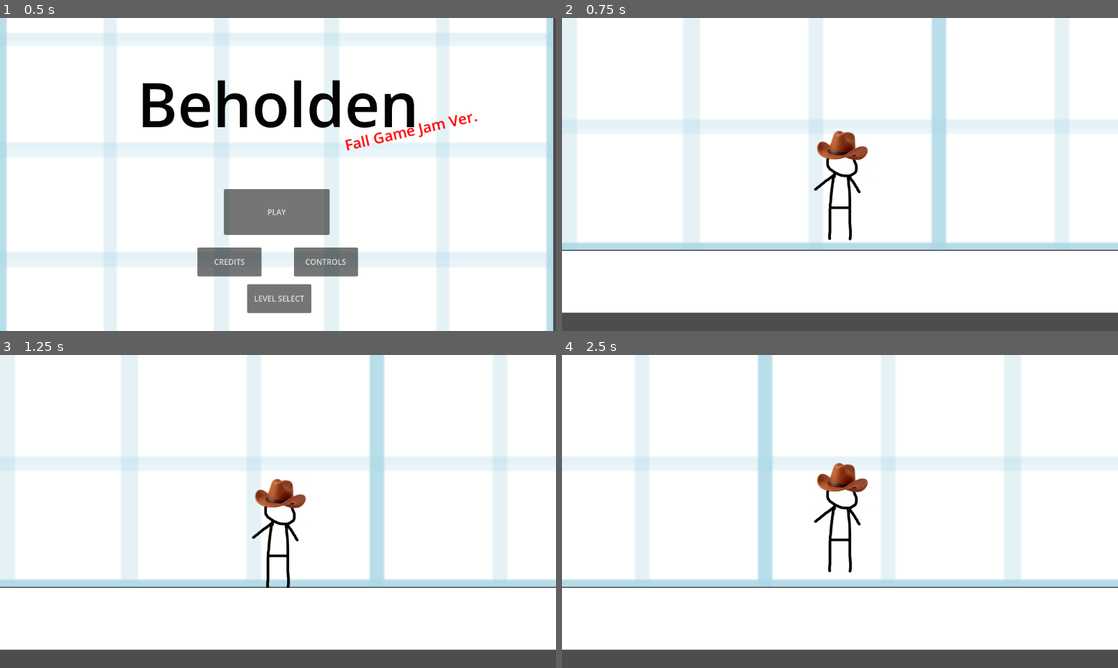
Above: before the commit, frames 1-4 (two rows, left to right).
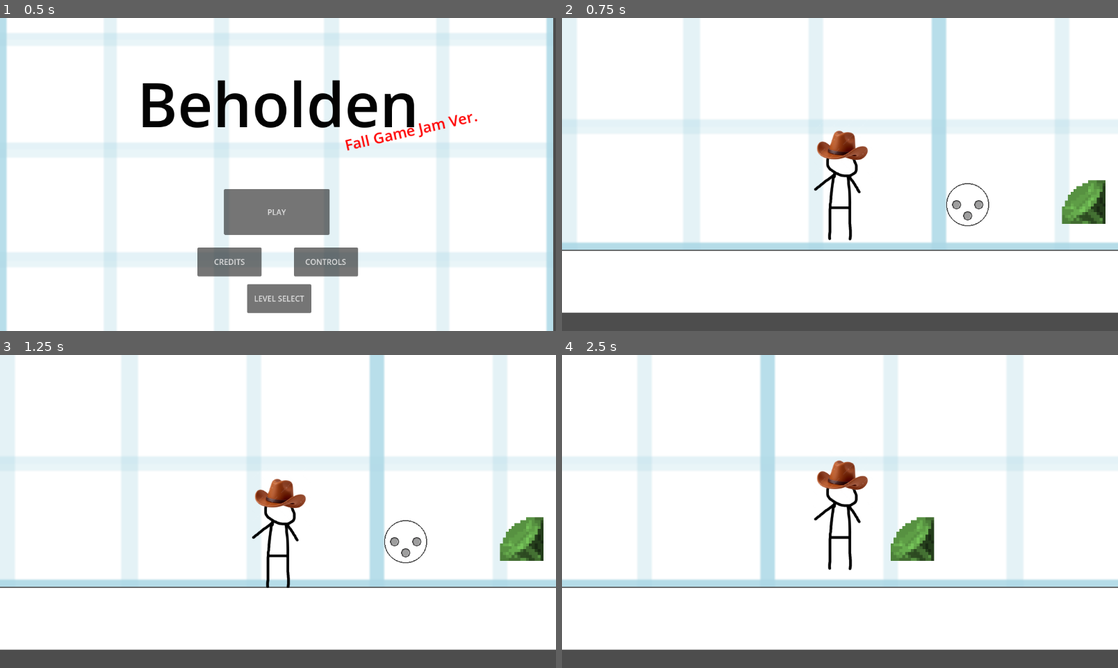
Above: after the commit, the same moments.

Repository: Mediocre-Mr-Fish/ECS179-Final-Project
Game: Godot game, scene res://screens/menu.tscn
The game is run twice, just before and just after one commit, with the same random seed, the same clock (stepped at 60 frames per second) and the same inputs. The engine's default icon, where the game draws it, is replaced by a stand-in: a white triangle on a blue panel in a dark square.
Inputs:
- Up to frame 1 (0.5 s): no input
- Up to frame 2 (0.75 s): click "PLAY" at 0.5 s
- Up to frame 3 (1.25 s): no input
- Up to frame 4 (2.5 s): tap Enter at 1.25 s; hold Shift (gimick1, bound only before the commit) 1.28-2.03 s; hold D (right) from 1.28 s (still down); tap W (up) at 1.52, 1.82, 2.27 s; tap Q (gimick2, bound only before the commit) at 1.55, 2.1 s; tap Tab (filter_switch, bound only after the commit) at 2.3 s

Frame 1 is identical in both runs. In frame 2, 1.2% of the frame differs, in the area x 69-98%, y 51-67%; in frame 3, 1.2%; in frame 4, 3.0%, in the area x 13-83%, y 0-72%.

Commit message:
Item scene and beholder mechanics

Diff:
--- /dev/null
+++ b/puzzle-platformer-game-jam/colors.gd
@@ -0,0 +1,17 @@
+extends Node
+
+enum FilterColors {
+	GREEN,
+	RED,
+	BLUE,
+}
+
+var colorDict = {
+	"GREEN":Color(0.549, 0.918, 0.412, 1.0),
+	"RED":Color(0.953, 0.243, 0.435, 1.0),
+	"BLUE":Color(0.0, 0.455, 0.882, 1.0),
+}
+
+func getColorFromEnum(colorEnum:FilterColors)->Color:
+	var colorAsString = FilterColors.keys()[colorEnum]
+	return colorDict[colorAsString]
--- a/puzzle-platformer-game-jam/hurt_box.gd
+++ b/puzzle-platformer-game-jam/hurt_box.gd
@@ -11,10 +11,10 @@
 	if self.get_owner().has_method("take_damage"):
 		self.owner.take_damage(damage)
 
-func on_camera(seen:bool, overlay:CameraController.Overlay = CameraController.Overlay.NONE)->void:
+func on_camera(seen:bool)->void:
 	#print("I'm on camera!")
 	if self.get_owner().has_method("on_camera"):
-		self.owner.on_camera(seen, overlay)
+		self.owner.on_camera(seen)
 
 func on_touch(touched:bool)->void:
 	if self.get_owner().has_method("on_touch"):
--- a/puzzle-platformer-game-jam/levels/Level1.tscn
+++ b/puzzle-platformer-game-jam/levels/Level1.tscn
@@ -1,13 +1,14 @@
-[gd_scene load_steps=10 format=3 uid="uid://bwp72mip7nahm"]
+[gd_scene load_steps=11 format=3 uid="uid://bwp72mip7nahm"]
 
 [ext_resource type="Texture2D" uid="uid://jsvb13vlx2n3" path="res://assets/grid.png" id="1_lmyl5"]
 [ext_resource type="PackedScene" uid="uid://b3tycvd50f06t" path="res://objects/player/Player.tscn" id="1_mc20k"]
-[ext_resource type="PackedScene" uid="uid://dpcht0t44h8fj" path="res://objects/exit.tscn" id="5_lbu4x"]
+[ext_resource type="PackedScene" uid="uid://dpcht0t44h8fj" path="res://objects/exit/exit.tscn" id="5_lbu4x"]
 [ext_resource type="PackedScene" uid="uid://drjhdoxfqm1la" path="res://objects/floor/Floor.tscn" id="6_mlbie"]
 [ext_resource type="PackedScene" uid="uid://bt6ny7gkud23l" path="res://objects/camera/PlayerCamera.tscn" id="7_mlbie"]
 [ext_resource type="PackedScene" uid="uid://c7ak1eqk8kbg2" path="res://objects/bridge/bridge.tscn" id="8_nu2w0"]
 [ext_resource type="PackedScene" uid="uid://by4wjuj2u6sme" path="res://objects/landmarks/flower_daffodil.tscn" id="8_vcl05"]
 [ext_resource type="Script" uid="uid://bvsspxn0c5u7g" path="res://zone_out.gd" id="9_vcl05"]
+[ext_resource type="PackedScene" uid="uid://bbcckirjlcdtp" path="res://objects/item/item.tscn" id="10_nn0v1"]
 
 [sub_resource type="RectangleShape2D" id="RectangleShape2D_5pn2a"]
 size = Vector2(12432, 3173)
@@ -42,6 +43,7 @@
 position = Vector2(1035.0001, 506)
 scale = Vector2(3.5, 0.25)
 camera = NodePath("../../Camera2D")
+objectColor = null
 
 [node name="Exit" parent="Level" instance=ExtResource("5_lbu4x")]
 position = Vector2(1649, 406)
@@ -60,6 +62,16 @@
 position = Vector2(814, 3097)
 shape = SubResource("RectangleShape2D_5pn2a")
 
+[node name="Beholder" parent="Level" node_paths=PackedStringArray("player") instance=ExtResource("10_nn0v1")]
+position = Vector2(-211, 443)
+player = NodePath("../../player")
+item_name = 1
+
+[node name="Green Gem" parent="Level" node_paths=PackedStringArray("player") instance=ExtResource("10_nn0v1")]
+position = Vector2(29, 437)
+player = NodePath("../../player")
+item_name = 2
+
 [node name="Camera2D" parent="." node_paths=PackedStringArray("subject") instance=ExtResource("7_mlbie")]
 position = Vector2(574, -817)
 subject = NodePath("../player")
--- a/puzzle-platformer-game-jam/levels/Level2.tscn
+++ b/puzzle-platformer-game-jam/levels/Level2.tscn
@@ -4,7 +4,7 @@
 [ext_resource type="Texture2D" uid="uid://jsvb13vlx2n3" path="res://assets/grid.png" id="3_qcwkq"]
 [ext_resource type="PackedScene" uid="uid://b3tycvd50f06t" path="res://objects/player/Player.tscn" id="4_5pn2a"]
 [ext_resource type="PackedScene" uid="uid://drjhdoxfqm1la" path="res://objects/floor/Floor.tscn" id="5_p5th2"]
-[ext_resource type="PackedScene" uid="uid://dpcht0t44h8fj" path="res://objects/exit.tscn" id="5_pixff"]
+[ext_resource type="PackedScene" uid="uid://dpcht0t44h8fj" path="res://objects/exit/exit.tscn" id="5_pixff"]
 [ext_resource type="PackedScene" uid="uid://sk5jonqt3uvr" path="res://objects/landmarks/flower_tulip.tscn" id="7_p5th2"]
 [ext_resource type="Script" uid="uid://bvsspxn0c5u7g" path="res://zone_out.gd" id="7_qcwkq"]
 [ext_resource type="PackedScene" uid="uid://bt6ny7gkud23l" path="res://objects/camera/PlayerCamera.tscn" id="7_xcmrh"]
--- a/puzzle-platformer-game-jam/levels/Level3.tscn
+++ b/puzzle-platformer-game-jam/levels/Level3.tscn
@@ -3,7 +3,7 @@
 [ext_resource type="Texture2D" uid="uid://jsvb13vlx2n3" path="res://assets/grid.png" id="1_xcs05"]
 [ext_resource type="PackedScene" uid="uid://drjhdoxfqm1la" path="res://objects/floor/Floor.tscn" id="2_qlmxs"]
 [ext_resource type="PackedScene" uid="uid://c7ak1eqk8kbg2" path="res://objects/bridge/bridge.tscn" id="3_h8oof"]
-[ext_resource type="PackedScene" uid="uid://dpcht0t44h8fj" path="res://objects/exit.tscn" id="4_rd3y7"]
+[ext_resource type="PackedScene" uid="uid://dpcht0t44h8fj" path="res://objects/exit/exit.tscn" id="4_rd3y7"]
 [ext_resource type="PackedScene" uid="uid://by4wjuj2u6sme" path="res://objects/landmarks/flower_daffodil.tscn" id="5_ldhjt"]
 [ext_resource type="PackedScene" uid="uid://b3tycvd50f06t" path="res://objects/player/Player.tscn" id="5_qlmxs"]
 [ext_resource type="PackedScene" uid="uid://sk5jonqt3uvr" path="res://objects/landmarks/flower_tulip.tscn" id="6_oq8ku"]
--- /dev/null
+++ b/puzzle-platformer-game-jam/levels/item_testing.tscn
@@ -0,0 +1,87 @@
+[gd_scene load_steps=9 format=3 uid="uid://pf1lstqmxld2"]
+
+[ext_resource type="Texture2D" uid="uid://jsvb13vlx2n3" path="res://assets/grid.png" id="1_g2dj0"]
+[ext_resource type="PackedScene" uid="uid://drjhdoxfqm1la" path="res://objects/floor/Floor.tscn" id="2_a84uq"]
+[ext_resource type="PackedScene" uid="uid://bbcckirjlcdtp" path="res://objects/item/item.tscn" id="6_1l6gy"]
+[ext_resource type="PackedScene" uid="uid://c7ak1eqk8kbg2" path="res://objects/bridge/bridge.tscn" id="7_dfood"]
+[ext_resource type="Script" uid="uid://bvsspxn0c5u7g" path="res://zone_out.gd" id="7_mcv5s"]
+[ext_resource type="PackedScene" uid="uid://b3tycvd50f06t" path="res://objects/player/Player.tscn" id="8_o472v"]
+[ext_resource type="PackedScene" uid="uid://bt6ny7gkud23l" path="res://objects/camera/PlayerCamera.tscn" id="9_8giit"]
+
+[sub_resource type="RectangleShape2D" id="RectangleShape2D_uog4x"]
+size = Vector2(12432, 3173)
+
+[node name="World" type="Node2D"]
+
+[node name="TextureRect" type="TextureRect" parent="."]
+z_index = -1
+offset_left = -1559.9999
+offset_top = -736.0
+offset_right = -840.19995
+offset_bottom = -480.0
+scale = Vector2(5, 5)
+texture = ExtResource("1_g2dj0")
+stretch_mode = 1
+
+[node name="Level" type="Node2D" parent="."]
+
+[node name="Floor" parent="Level" instance=ExtResource("2_a84uq")]
+position = Vector2(253, 598)
+scale = Vector2(14, 0.5)
+
+[node name="OutOfBounds" type="Area2D" parent="Level"]
+position = Vector2(1660, -427)
+script = ExtResource("7_mcv5s")
+
+[node name="CollisionShape2D" type="CollisionShape2D" parent="Level/OutOfBounds"]
+position = Vector2(-740, 2673)
+shape = SubResource("RectangleShape2D_uog4x")
+
+[node name="player" parent="." instance=ExtResource("8_o472v")]
+position = Vector2(-1174, 394)
+scale = Vector2(0.5, 0.5)
+
+[node name="Camera2D" parent="." node_paths=PackedStringArray("subject") instance=ExtResource("9_8giit")]
+position = Vector2(574, -817)
+subject = NodePath("../player")
+
+[node name="items" type="Node2D" parent="."]
+
+[node name="red gem" parent="items" node_paths=PackedStringArray("player") instance=ExtResource("6_1l6gy")]
+position = Vector2(-297, 184)
+player = NodePath("../../player")
+item_name = 2
+color = 1
+
+[node name="blue gem" parent="items" node_paths=PackedStringArray("player") instance=ExtResource("6_1l6gy")]
+position = Vector2(289, 188)
+player = NodePath("../../player")
+item_name = 2
+color = 2
+
+[node name="green gem" parent="items" node_paths=PackedStringArray("player") instance=ExtResource("6_1l6gy")]
+position = Vector2(0, 180)
+player = NodePath("../../player")
+item_name = 2
+
+[node name="beholder" parent="items" node_paths=PackedStringArray("player") instance=ExtResource("6_1l6gy")]
+position = Vector2(-739, 447)
+player = NodePath("../../player")
+item_name = 1
+
+[node name="Bridge" parent="." node_paths=PackedStringArray("camera") instance=ExtResource("7_dfood")]
+position = Vector2(745.00006, 466)
+scale = Vector2(0.3, 0.3)
+camera = NodePath("../Camera2D")
+
+[node name="Bridge2" parent="." node_paths=PackedStringArray("camera") instance=ExtResource("7_dfood")]
+position = Vector2(1277, 293)
+scale = Vector2(0.3, 0.3)
+camera = NodePath("../Camera2D")
+objectColor = 2
+
+[node name="Bridge3" parent="." node_paths=PackedStringArray("camera") instance=ExtResource("7_dfood")]
+position = Vector2(1014, 375)
+scale = Vector2(0.3, 0.3)
+camera = NodePath("../Camera2D")
+objectColor = 1
--- a/puzzle-platformer-game-jam/object_indeterminate.gd
+++ b/puzzle-platformer-game-jam/object_indeterminate.gd
@@ -14,7 +14,7 @@
 func determinism_update()->void:
 	pass
 
-func on_camera(seen:bool, overlay:CameraController.Overlay = CameraController.Overlay.NONE)->void:
+func on_camera(seen:bool)->void:
 	pass
 
 func on_touch(touch:bool)->void:
--- a/puzzle-platformer-game-jam/objects/bridge/bridge.gd
+++ b/puzzle-platformer-game-jam/objects/bridge/bridge.gd
@@ -6,13 +6,17 @@
 @onready var sprite:Sprite2D = $Sprite2D
 @onready var collision:CollisionShape2D = $CollisionShape2D
 @export var camera:CameraController
+@export var objectColor:colors.FilterColors
 
 var existant: bool = true
+
+func _ready() -> void:
+	sprite.modulate = colors.getColorFromEnum(objectColor)
 
 func should_be_visible()->bool:
 	if not camera:
 		return false
-	return CameraController.Overlay.GREEN == camera.current_overlay
+	return objectColor == camera.subject.currentColor and camera.overlay.visible
 
 func _process(delta: float) -> void:
 	if should_be_visible() and existant:
@@ -26,7 +30,7 @@
 	elif determined and not existant:
 		collision.set_deferred("disabled",true)
 
-func on_camera(seen:bool, overlay:CameraController.Overlay = CameraController.Overlay.NONE)->void:
+func on_camera(seen:bool)->void:
 	if seen and should_be_visible() and not determined:
 		print("I've been seen!")
 		existant = true
--- a/puzzle-platformer-game-jam/objects/bridge/bridge.tscn
+++ b/puzzle-platformer-game-jam/objects/bridge/bridge.tscn
@@ -1,7 +1,7 @@
 [gd_scene load_steps=6 format=3 uid="uid://c7ak1eqk8kbg2"]
 
 [ext_resource type="Script" uid="uid://dyd56rksm05qv" path="res://objects/bridge/bridge.gd" id="1_jvmcf"]
-[ext_resource type="Texture2D" uid="uid://bbcsdth1rulpy" path="res://assets/null_green.png" id="2_iysm1"]
+[ext_resource type="Texture2D" uid="uid://kegcn8hnfpw" path="res://assets/null_white.png" id="2_bk4wa"]
 [ext_resource type="Script" uid="uid://ckjtyknpdr1bh" path="res://hurt_box.gd" id="3_iysm1"]
 
 [sub_resource type="RectangleShape2D" id="RectangleShape2D_xy2vu"]
@@ -14,7 +14,7 @@
 script = ExtResource("1_jvmcf")
 
 [node name="Sprite2D" type="Sprite2D" parent="."]
-texture = ExtResource("2_iysm1")
+texture = ExtResource("2_bk4wa")
 
 [node name="CollisionShape2D" type="CollisionShape2D" parent="."]
 visible = false
--- a/puzzle-platformer-game-jam/objects/camera/PlayerCamera.tscn
+++ b/puzzle-platformer-game-jam/objects/camera/PlayerCamera.tscn
@@ -40,3 +40,5 @@
 texture = ExtResource("4_75niw")
 expand_mode = 1
 stretch_mode = 1
+
+[node name="Sprite2D" type="Sprite2D" parent="."]
--- a/puzzle-platformer-game-jam/objects/camera/camera_controller.gd
+++ b/puzzle-platformer-game-jam/objects/camera/camera_controller.gd
@@ -12,20 +12,13 @@
 
 @onready var overlay:Node = $Overlay
 
-enum Overlay{
-	NONE,
-	GREEN,
-}
-
-var current_overlay:Overlay = Overlay.NONE
-
 func _ready() -> void:
 	overlay.visible = false
 	global_position = subject.global_position + floating_offset
 
 
 func _process(_delta: float) -> void:
-	if Input.is_action_pressed("gimick1"):
+	if Input.is_action_pressed("look_in_direction"):
 		if subject.Facing.RIGHT == subject.facing:
 			global_position.x = subject.global_position.x + shifted_offset.x
 		else:
@@ -33,15 +26,17 @@
 	else:
 		global_position.x = subject.global_position.x + floating_offset.x
 
-	if Input.is_action_pressed("gimick2"):
+	if Input.is_action_pressed("filter_activate"):
+		if subject.currentColor == null:
+			return
+		var overlapping_areas = $Area2D.get_overlapping_areas()
+		for area in overlapping_areas:
+			$Area2D._on_area_entered(area)
+
+	if Input.is_action_just_pressed("filter_activate"):
+		if subject.currentColor != null:
+			overlay.modulate = colors.getColorFromEnum(subject.currentColor)
 		overlay.visible = true
-		current_overlay = Overlay.GREEN
-		var overlapping = $Area2D.get_overlapping_areas()
-		for area in overlapping:
-			$Area2D._on_area_entered(area)
-	else:
+
+	if Input.is_action_just_released("filter_activate"):
 		overlay.visible = false
-		current_overlay = Overlay.NONE
-		var overlapping = $Area2D.get_overlapping_areas()
-		for area in overlapping:
-			$Area2D._on_area_entered(area)
--- a/puzzle-platformer-game-jam/objects/camera/camera_hitbox.gd
+++ b/puzzle-platformer-game-jam/objects/camera/camera_hitbox.gd
@@ -10,4 +10,4 @@
 
 func _on_area_entered(hurtbox: HurtBox) -> void:
 	if hurtbox.has_method("on_camera"):
-		hurtbox.on_camera(true, camera.current_overlay)
+		hurtbox.on_camera(true)
--- a/puzzle-platformer-game-jam/objects/exit.tscn
+++ b/puzzle-platformer-game-jam/objects/exit/exit.tscn
@@ -1,6 +1,6 @@
 [gd_scene load_steps=4 format=3 uid="uid://dpcht0t44h8fj"]
 
-[ext_resource type="Script" uid="uid://bughqfl8cgaxy" path="res://objects/exit.gd" id="1_mlcv5"]
+[ext_resource type="Script" uid="uid://bughqfl8cgaxy" path="res://objects/exit/exit.gd" id="1_mlcv5"]
 [ext_resource type="Texture2D" uid="uid://yg116rutaeph" path="res://assets/door.png" id="3_d0uvg"]
 
 [sub_resource type="RectangleShape2D" id="RectangleShape2D_5g1s2"]
--- /dev/null
+++ b/puzzle-platformer-game-jam/objects/item/item.gd
@@ -0,0 +1,41 @@
+extends Node2D
+
+@export var player:Node
+@export var item_name:Item
+@export var color:colors.FilterColors
+
+@onready var sprite = $Sprite2D
+
+enum Item {
+	DEFAULT,
+	BEHOLDER,
+	GEM,
+	LASSO,
+	TORCH,
+}
+
+var sprite_dict = {
+	"DEFAULT":"res://icon.svg",
+	"BEHOLDER":"res://assets/beholder/beholder_item.png",
+	"GEM":"res://assets/beholder/gem_item.png",
+	"LASSO":"res://assets/flower_daffodil.png",
+	"TORCH":"res://assets/flower_daffodil.png",
+}
+
+func _ready() -> void:
+	$Sprite2D.set_texture(load(sprite_dict.values()[item_name]))
+	if item_name == 2:
+		sprite.modulate = colors.getColorFromEnum(color)
+
+func on_touch(_touch:bool) -> void:
+	match item_name:
+		Item.BEHOLDER:
+			player.hasBeholder = true
+		Item.GEM:
+			player.beholder.append(color)
+			player.currentColor = color
+		Item.LASSO:
+			player.hasLasso = true
+		Item.TORCH:
+			player.hasTorch = true
+	queue_free()
--- /dev/null
+++ b/puzzle-platformer-game-jam/objects/item/item.tscn
@@ -0,0 +1,21 @@
+[gd_scene load_steps=5 format=3 uid="uid://bbcckirjlcdtp"]
+
+[ext_resource type="Script" uid="uid://c23r8ua4a7qoc" path="res://objects/item/item.gd" id="1_uva7q"]
+[ext_resource type="Texture2D" uid="uid://dfx60wxux6jx8" path="res://icon.svg" id="2_c571d"]
+[ext_resource type="Script" uid="uid://ckjtyknpdr1bh" path="res://hurt_box.gd" id="3_h6w3h"]
+
+[sub_resource type="RectangleShape2D" id="RectangleShape2D_bac15"]
+size = Vector2(127, 127)
+
+[node name="Item" type="Node2D"]
+script = ExtResource("1_uva7q")
+
+[node name="Sprite2D" type="Sprite2D" parent="."]
+texture = ExtResource("2_c571d")
+
+[node name="HurtBox" type="Area2D" parent="."]
+script = ExtResource("3_h6w3h")
+
+[node name="CollisionShape2D" type="CollisionShape2D" parent="HurtBox"]
+position = Vector2(-0.5, -0.5)
+shape = SubResource("RectangleShape2D_bac15")
--- a/puzzle-platformer-game-jam/objects/player/player_controller.gd
+++ b/puzzle-platformer-game-jam/objects/player/player_controller.gd
@@ -14,6 +14,12 @@
 const JUMP_VELOCITY = -500.0
 
 var facing:Facing = Facing.RIGHT
+var hasBeholder = false
+var hasLasso = false
+var hasTorch = false
+var beholder:Array = []
+var currentColor = null
+
 
 func _ready() -> void:
 	facing = Facing.RIGHT
@@ -37,7 +43,7 @@
 	else:
 		velocity.x = move_toward(velocity.x, 0, SPEED)
 
-	if not Input.is_action_pressed("gimick1"):
+	if not Input.is_action_pressed("look_in_direction"):
 		if 0 < direction:
 			if Facing.RIGHT != facing:
 				facing = Facing.RIGHT
@@ -48,6 +54,25 @@
 				facing = Facing.LEFT
 				sprite.change_facing(self)
 
+	if Input.is_action_just_pressed("filter_switch"):
+		print("filter")
+		if not hasBeholder:
+			return
+		#if theres no current color, pick the first color gem player picked up
+		if currentColor == null:
+			print("no current color")
+			if beholder == []: #player hasn't picked up any color gems
+				return
+			currentColor = beholder[0]
+			return
+		#get index of current color in the beholder
+		var index = beholder.find(currentColor)
+		print("next color: ", index)
+		if index == -1:
+			currentColor = beholder[0]
+		#set the current color to the next one
+		currentColor = beholder[(index+1)%beholder.size()]
+
 	if Input.is_action_just_pressed("restart"):
 		get_tree().reload_current_scene()
 	if Input.is_action_just_pressed("menu"):
--- a/puzzle-platformer-game-jam/objects/wall/wall_indeterminate.gd
+++ b/puzzle-platformer-game-jam/objects/wall/wall_indeterminate.gd
@@ -16,7 +16,7 @@
 		sprite.visible = false
 		collision.set_deferred("disabled",true)
 
-func on_camera(seen:bool, overlay:CameraController.Overlay = CameraController.Overlay.NONE)->void:
+func on_camera(seen:bool)->void:
 	if seen and not determined:
 		print("I've been seen!")
 		existant = true
--- a/puzzle-platformer-game-jam/project.godot
+++ b/puzzle-platformer-game-jam/project.godot
@@ -14,6 +14,10 @@
 run/main_scene="uid://clexu3ggdmson"
 config/features=PackedStringArray("4.5", "GL Compatibility")
 config/icon="res://icon.svg"
+
+[autoload]
+
+colors="*res://colors.gd"
 
 [display]
 
@@ -40,14 +44,19 @@
 , Object(InputEventKey,"resource_local_to_scene":false,"resource_name":"","device":0,"window_id":0,"alt_pressed":false, …(185 unchanged characters)…
 ]
 }
-gimick1={
+look_in_direction={
 "deadzone": 0.2,
 "events": [Object(InputEventKey,"resource_local_to_scene":false,"resource_name":"","device":0,"window_id":0,"alt_presse …(194 unchanged characters)…
 ]
 }
-gimick2={
+filter_activate={
 "deadzone": 0.2,
 "events": [Object(InputEventKey,"resource_local_to_scene":false,"resource_name":"","device":0,"window_id":0,"alt_presse …(189 unchanged characters)…
+]
+}
+filter_switch={
+"deadzone": 0.2,
+"events": [Object(InputEventKey,"resource_local_to_scene":false,"resource_name":"","device":-1,"window_id":0,"alt_pressed":false,"shift_pressed":false,"ctrl_pressed":false,"meta_pressed":false,"pressed":false,"keycode":0,"physical_keycode":4194306,"key_label":0,"unicode":0,"location":0,"echo":false,"script":null)
 ]
 }
 restart={
Binary file added: puzzle-platformer-game-jam/assets/beholder/beholder.png
Not shown, added: puzzle-platformer-game-jam/assets/beholder/beholder.png.import
Binary file added: puzzle-platformer-game-jam/assets/beholder/beholder_item.png
Not shown, added: puzzle-platformer-game-jam/assets/beholder/beholder_item.png.import
Binary file added: puzzle-platformer-game-jam/assets/beholder/gem_activated.png
Not shown, added: puzzle-platformer-game-jam/assets/beholder/gem_activated.png.import
Binary file added: puzzle-platformer-game-jam/assets/beholder/gem_deactivated.png
Not shown, added: puzzle-platformer-game-jam/assets/beholder/gem_deactivated.png.import
Binary file added: puzzle-platformer-game-jam/assets/beholder/gem_item.png
Not shown, added: puzzle-platformer-game-jam/assets/beholder/gem_item.png.import
Binary file added: puzzle-platformer-game-jam/assets/beholder/gem_slot.png
Not shown, added: puzzle-platformer-game-jam/assets/beholder/gem_slot.png.import
(and 5 more such lines)
